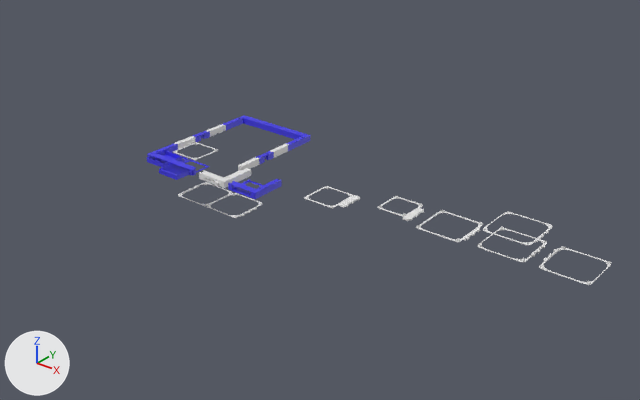
The Blender file Anycubic_Liftup_Frame/anycubic-i3-liftup.blend as it was, and as the next commit left it.
Both versions are drawn from a 50 mm camera at (169.3, -170.3, 99.4) aimed at (45.1, -15.0, 3.2). Every picture has the same lights, and +X, +Y and +Z are marked at lower left.

In view in the first picture: 'Corner-SD', 'Side-92Mm-Fan-Mainboard.005', 'Side-92Mm-Fan-Mainboard.006'.
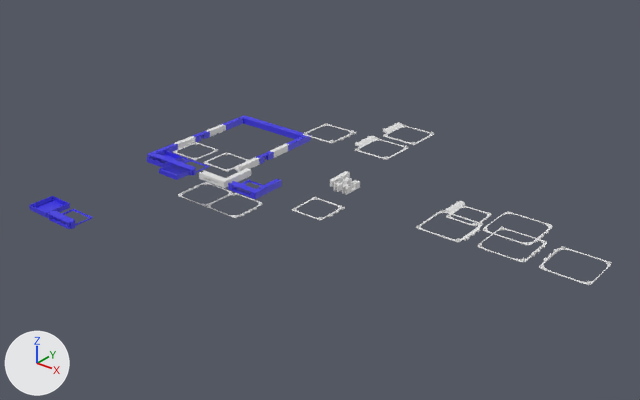
What changed in the scene script:
```text
Add me_middle:
    me_middle.from_pydata(...)  # 285 vertices, 152 faces; spans x 39.4..43.64, y -2.13..3.79, z -0.61..1.19
Add me_fan_right_80mm:
    me_fan_right_80mm.from_pydata(...)  # 920 vertices, 519 faces; spans x 68.99..79.45, y 2.26..11.84, z -0.18..0.22
Add me_fan_right_92mm_stabilized:
    me_fan_right_92mm_stabilized.from_pydata(...)  # 970 vertices, 540 faces; spans x 38.57..50.13, y -8.75..0.83, z -0.23..0.17
Add me_fan_left_92mm:
    me_fan_left_92mm.from_pydata(...)  # 918 vertices, 525 faces; spans x 36.8..46.99, y -4.8..4.78, z -0.17..0.23
Change ob_side_92mm_fan_mainboard_005:
    ob_side_92mm_fan_mainboard_005.location: (55.5, -6.1, -6.3) -> (63.7, -6.1, 9.1)
    ob_side_92mm_fan_mainboard_005.rotation_euler: (-3.142, 3.142, 0.0) -> (0.0, 6.283, 0.0)  # degrees (-180, 180, 0) -> degrees (0, 360, 0)
Change ob_side_92mm_fan_mainboard_006:
    ob_side_92mm_fan_mainboard_006.location: (36.2, -6.1, 9.1) -> (-0.3, -6.1, 9.1)
Add ob_drawer_simple_001:
    ob_drawer_simple_001 = bpy.data.objects.new('Drawer-Simple.001', me_edge_drawer_drawer2_001)
    ob_drawer_simple_001.location = (-8.5, -31.6, 0.1)
    ob_drawer_simple_001.rotation_euler = (-3.142, 9.425, 0.0)  # degrees (-180, 180, 0)
Add ob_edge_left_top_001:
    ob_edge_left_top_001 = bpy.data.objects.new('edge.left-top.001', me_cube_006)
    ob_edge_left_top_001.location = (0.0, -73.4, -0.9)
    ob_edge_left_top_001.rotation_euler = (3.142, 6.283, 0.0)  # degrees (180, 360, 0)
Add ob_left92:
    ob_left92 = bpy.data.objects.new('left92', me_side_92mm_fan_mainboard_005)
    ob_left92.location = (35.3, -6.1, 9.1)
    ob_left92.rotation_euler = (0.0, 6.283, 0.0)  # degrees (0, 360, 0)
Add ob_side_004:
    ob_side_004 = bpy.data.objects.new('Side.004', me_side_92mm_fan_mainboard_001)
    ob_side_004.location = (47.1, 6.8, -0.5)
    ob_side_004.rotation_euler = (0.0, -6.283, 3.142)  # degrees (0, -360, 180)
Add ob_middle:
    ob_middle = bpy.data.objects.new('Middle', me_middle)
    ob_middle.location = (0.0, 0.0, 0.0)
Add ob_fan_right_80mm:
    ob_fan_right_80mm = bpy.data.objects.new('Fan-Right-80Mm', me_fan_right_80mm)
    ob_fan_right_80mm.location = (0.0, 0.0, 0.0)
Add ob_fan_right_92mm_stabilized:
    ob_fan_right_92mm_stabilized = bpy.data.objects.new('Fan-Right-92Mm-Stabilized', me_fan_right_92mm_stabilized)
    ob_fan_right_92mm_stabilized.location = (101.2, 8.2, 17.9)
    ob_fan_right_92mm_stabilized.rotation_euler = (0.0, 3.142, 0.0)  # degrees (0, 180, 0)
Add ob_fan_left_92mm:
    ob_fan_left_92mm = bpy.data.objects.new('Fan-Left-92Mm', me_fan_left_92mm)
    ob_fan_left_92mm.location = (1.9, -13.9, 0.0)
```

What differs and where, as boxes [x1, y1, x2, y2] in the pictures (640 x 400 px):
'Side-92Mm-Fan-Mainboard.005', moved, turned
    before: [377, 196, 424, 221]
    after: [355, 136, 409, 160]
'Drawer-Simple.001', added (blue)
    after: [29, 196, 70, 218]
'edge.left-top.001', added
    after: [48, 209, 93, 229]
'Side-92Mm-Fan-Mainboard.006', moved
    before: [304, 186, 360, 209]
    after: [203, 153, 248, 172]
'Middle', added
    after: [334, 177, 360, 195]
'Fan-Right-92Mm-Stabilized', added
    after: [383, 122, 434, 145]
'Fan-Right-80Mm', added
    after: [445, 201, 492, 226]
'Fan-Left-92Mm', added
    after: [292, 197, 345, 220]
'left92', added
    after: [303, 123, 357, 143]
'Side.004', added
    after: [330, 171, 350, 187]
